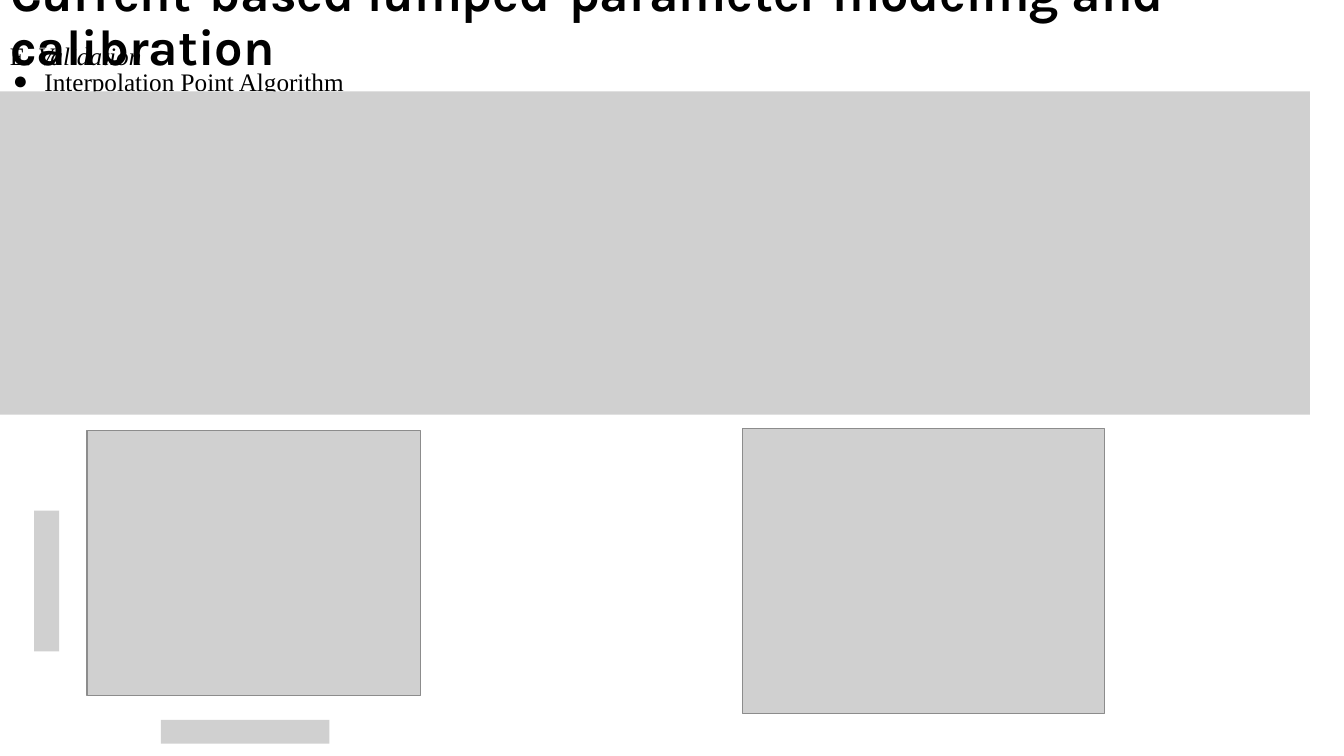
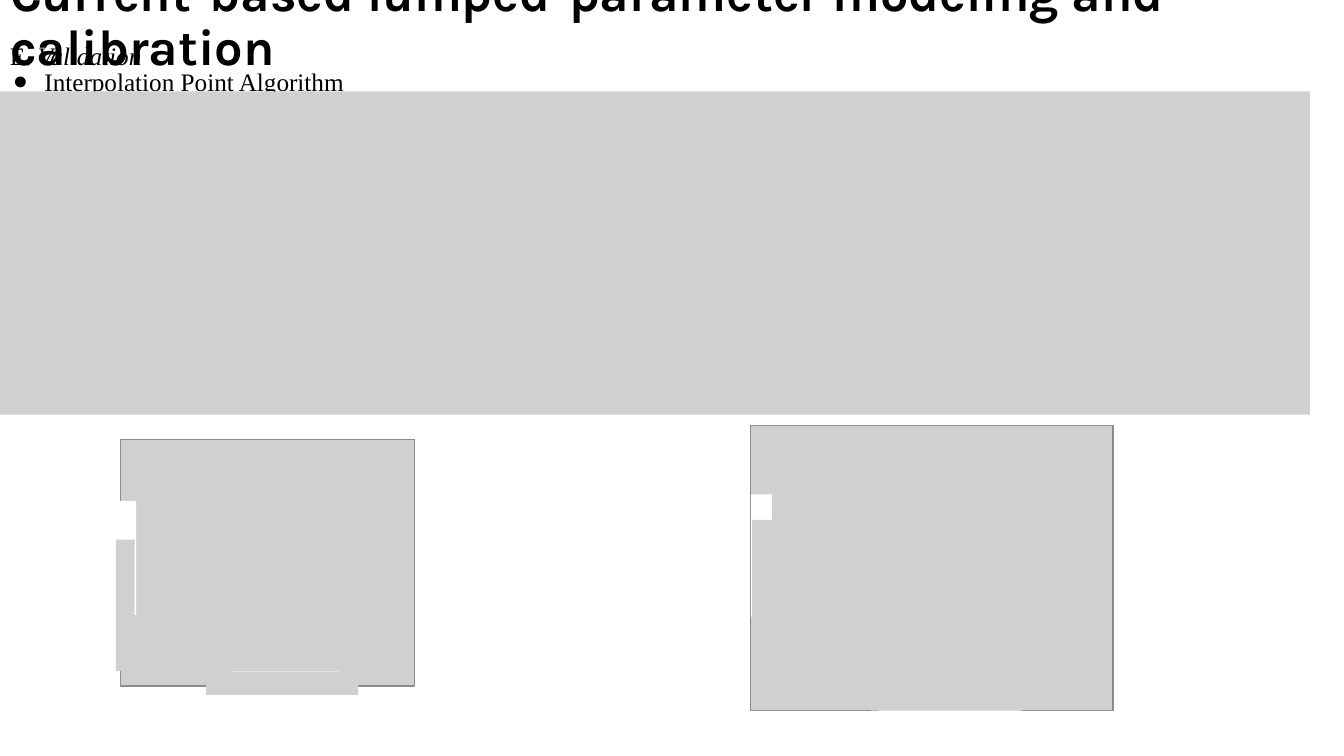
Before and after one commit to sss0933777958-afk/FEM_sim, a slide deck: slide 3 of magnetic_sim/ANSYS/main/figures/Paper_fig_V5.pptx. Drawn at 1344x756 pixels with LibreOffice and Linux fonts; fonts in the diff are those of the drawing; grey boxes stand for pictures. Boxes give left, top, right and bottom in pixels: in the first picture for what was removed or moved away, otherwise in the second. Text is boxed around its words. In the diff, an @@ line names an element or a change of style, - is before the commit and + after.

```diff
--- a/magnetic_sim/ANSYS/main/figures/Paper_fig_V5.pptx
+++ b/magnetic_sim/ANSYS/main/figures/Paper_fig_V5.pptx
@@ picture: place and size @@
-picture at box(87, 431, 419, 695)
+picture at box(120, 440, 414, 687)
@@ picture: place and size @@
-picture at box(743, 429, 1105, 714)
+picture at box(751, 425, 1113, 711)
@@ picture removed at box(34, 511, 59, 652) @@
@@ rectangle: place and size @@
-rectangle at box(36, 503, 62, 663)
+rectangle at box(45, 515, 68, 664)
@@ group added at box(115, 501, 358, 696): 2 rectangles, 2 pictures @@
@@ group added at box(751, 494, 1023, 716): 2 rectangles, 2 pictures @@
@@ rectangle: place and size @@
-rectangle at box(172, 721, 329, 747)
+rectangle at box(166, 718, 304, 742)
@@ picture removed at box(161, 720, 330, 744) @@
```
Also in this commit, not shown: 8 other slides changed, 7 slides added, 33 other files.
